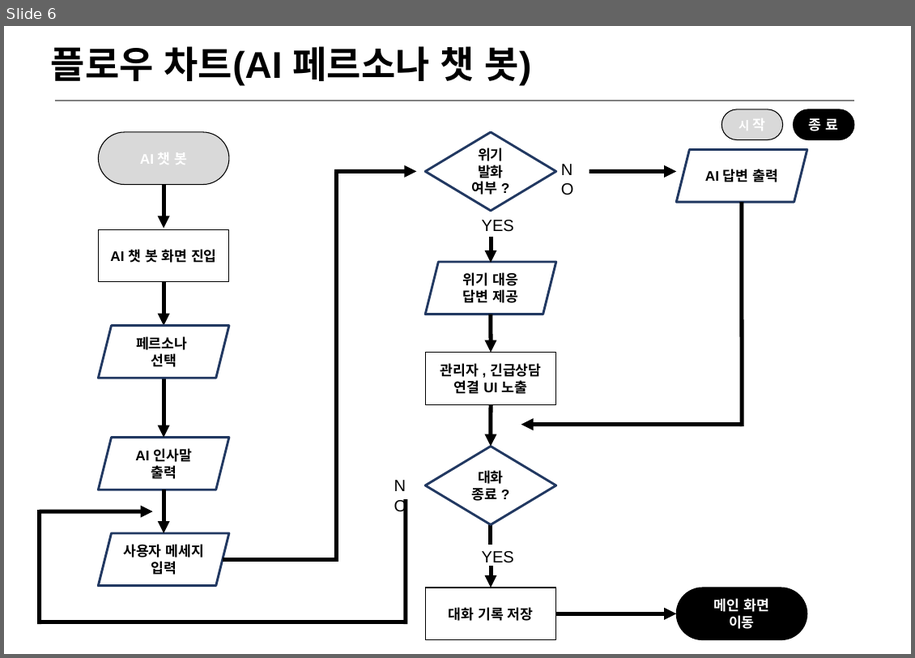
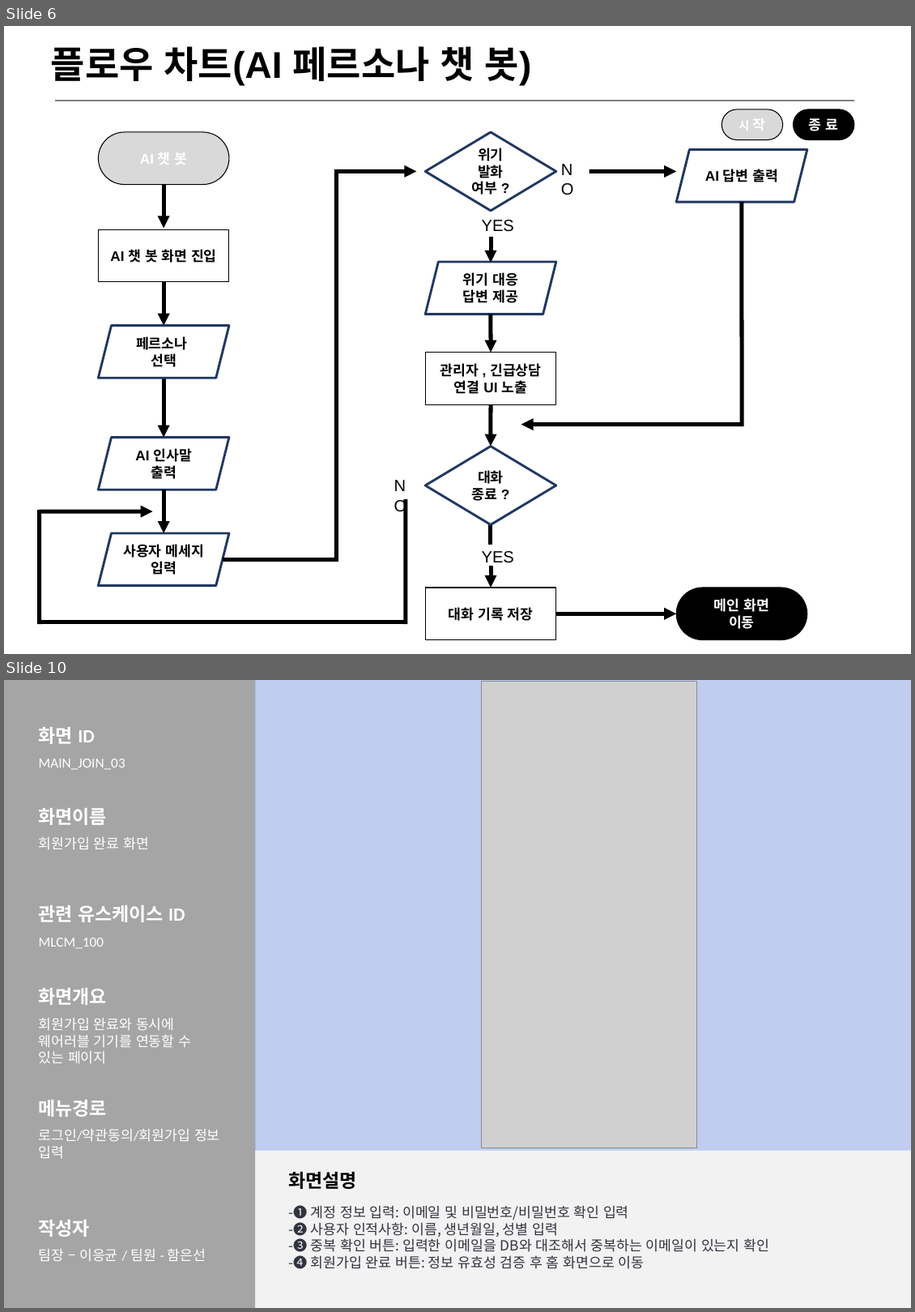
Before and after one commit to 2026-SMHRD-KDT-HealthCare-5/lisn, a slide deck: Documents/화면설계서_귀기울임.pptx. Shown one above the other, each under a label of ours: slide 6 before the commit, slides 6 and 10 after it; the slides between them are not shown. The pictures are 915x658 and 915x1312 pixels, drawn with LibreOffice and Linux fonts; fonts in the diff are those of the drawing; grey boxes stand for pictures. Boxes give left, top, right and bottom in pixels: in the first picture for what was removed or moved away, otherwise in the second. Text is boxed around its words. In the diff, an @@ line names an element or a change of style, - is before the commit and + after.

Commit message:
docs: 화면설계서 최신본 반영 - 슬라이드 12장에서 15장으로 확장

```diff
--- a/Documents/화면설계서_귀기울임.pptx
+++ b/Documents/화면설계서_귀기울임.pptx
@@ slide 10 added at box(4, 680, 911, 1308), background #C0CDEF @@
@@ rectangle added at box(4, 680, 255, 1308), fill #0090D0 @@
@@ rectangle added at box(4, 680, 255, 1308), fill #A5A5A5 @@
@@ picture added at box(481, 682, 697, 1148) @@
@@ picture added at box(481, 681, 697, 1147) @@
@@ text added at box(39, 727, 95, 744), 16 pt, text #FFFFFF, bold @@
+화면 ID
@@ text added at box(39, 759, 126, 769), 12 pt, text #FFFFFF @@
+MAIN_JOIN_03
@@ text added at box(39, 808, 107, 825), 16 pt, text #FFFFFF, bold @@
+화면이름
@@ text added at box(39, 837, 149, 849), 12 pt, text #FFFFFF @@
+회원가입 완료 화면
@@ text added at box(39, 905, 185, 922), 16 pt, text #FFFFFF, bold @@
+관련 유스케이스 ID
@@ text added at box(39, 938, 104, 948), 12 pt, text #FFFFFF @@
+MLCM_100
@@ text added at box(39, 988, 107, 1005), 16 pt, text #FFFFFF, bold @@
+화면개요
@@ text added at box(39, 1018, 191, 1063), 12 pt, text #FFFFFF @@
+회원가입 완료와 동시에
+웨어러블 기기를 연동할 수 있는 페이지
@@ text added at box(39, 1100, 107, 1117), 16 pt, text #FFFFFF, bold @@
+메뉴경로
@@ text added at box(39, 1129, 220, 1158), 12 pt, text #FFFFFF @@
+로그인/약관동의/회원가입 정보 입력
@@ rectangle added at box(255, 1151, 911, 1308), fill #F2F2F2 @@
@@ text added at box(289, 1171, 357, 1189), 16 pt, text #000000, bold @@
+화면설명
@@ text added at box(289, 1205, 769, 1269), 12 pt, text #31333F @@
+-❶ 계정 정보 입력: 이메일 및 비밀번호/비밀번호 확인 입력
+-❷ 사용자 인적사항: 이름, 생년월일, 성별 입력
+-❸ 중복 확인 버튼: 입력한 이메일을 DB와 대조해서 중복하는 이메일이 있는지 확인
+-❹ 회원가입 완료 버튼: 정보 유효성 검증 후 홈 화면으로 이동
@@ text added at box(39, 1219, 90, 1236), 16 pt, text #FFFFFF, bold @@
+작성자
@@ text added at box(39, 1249, 206, 1261), 12 pt, text #FFFFFF @@
+팀장 – 이응균 / 팀원 - 함은선
```
Also in this commit, not shown: 8 slides changed, 2 other slides added.
